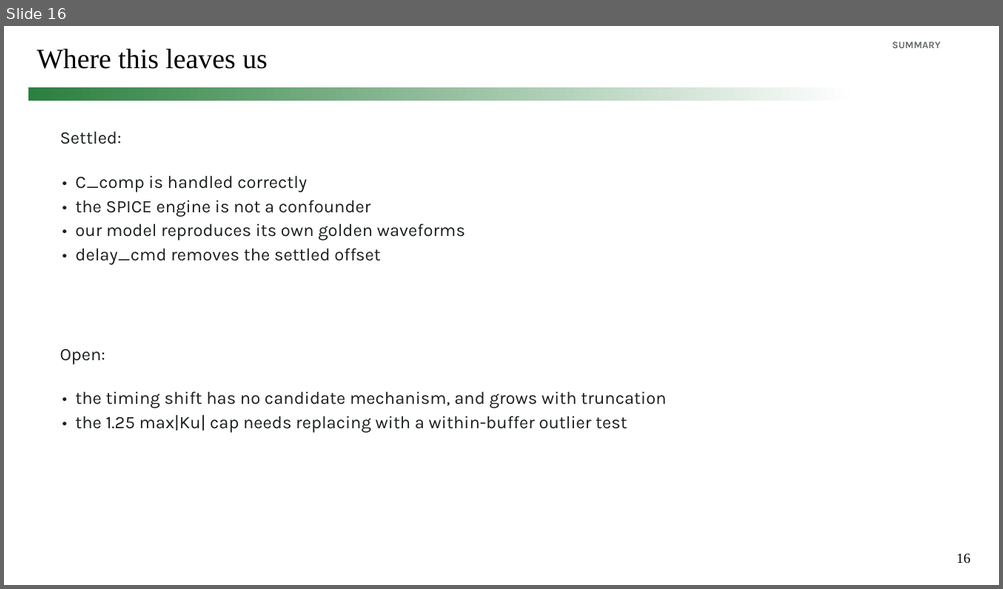
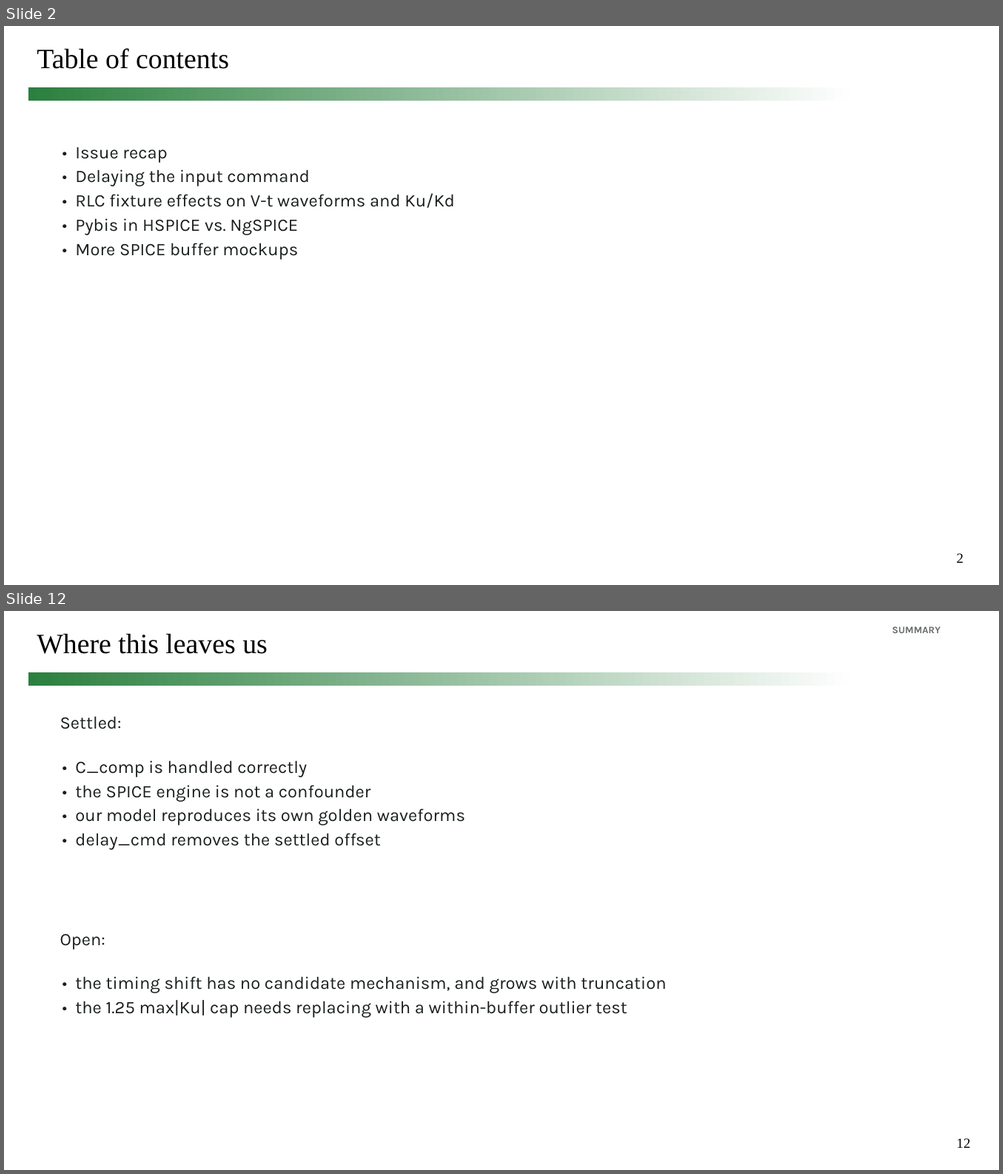
Before and after one commit to simon9721/ibis_comparison, a slide deck: results/meeting_deck_2026-09-04/ibis_pybis_status_2026-09-04.pptx. Shown one above the other, each under a label of ours: slide 16 before the commit, slides 2 and 12 after it; the slides between them are not shown. The pictures are 1003x589 and 1003x1174 pixels, drawn with LibreOffice and Linux fonts; fonts in the diff are those of the drawing. Boxes give left, top, right and bottom in pixels: in the first picture for what was removed or moved away, otherwise in the second. Text is boxed around its words. In the diff, an @@ line names an element or a change of style, - is before the commit and + after.

```diff
--- a/results/meeting_deck_2026-09-04/ibis_pybis_status_2026-09-04.pptx
+++ b/results/meeting_deck_2026-09-04/ibis_pybis_status_2026-09-04.pptx
@@ slide 2 added at box(4, 26, 999, 585), background #FFFFFF; not listed: 2 template elements that a slide beside it also shows @@
@@ title added at box(37, 48, 229, 69), 27 pt, text #000000 @@
+Table of contents
@@ text added at box(75, 147, 455, 260), 17 pt, text #191F1C @@
+• Issue recap
+• Delaying the input command
+• RLC fixture effects on V-t waveforms and Ku/Kd
+• Pybis in HSPICE vs. NgSPICE
+• More SPICE buffer mockups
@@ what was slide 16 is now slide 12 @@
@@ page number at box(956, 1139, 970, 1148): text changed @@
-16
+12
```
Also in this commit, not shown: 7 slides changed, 3 other slides added, 8 slides removed, 14 other files.
